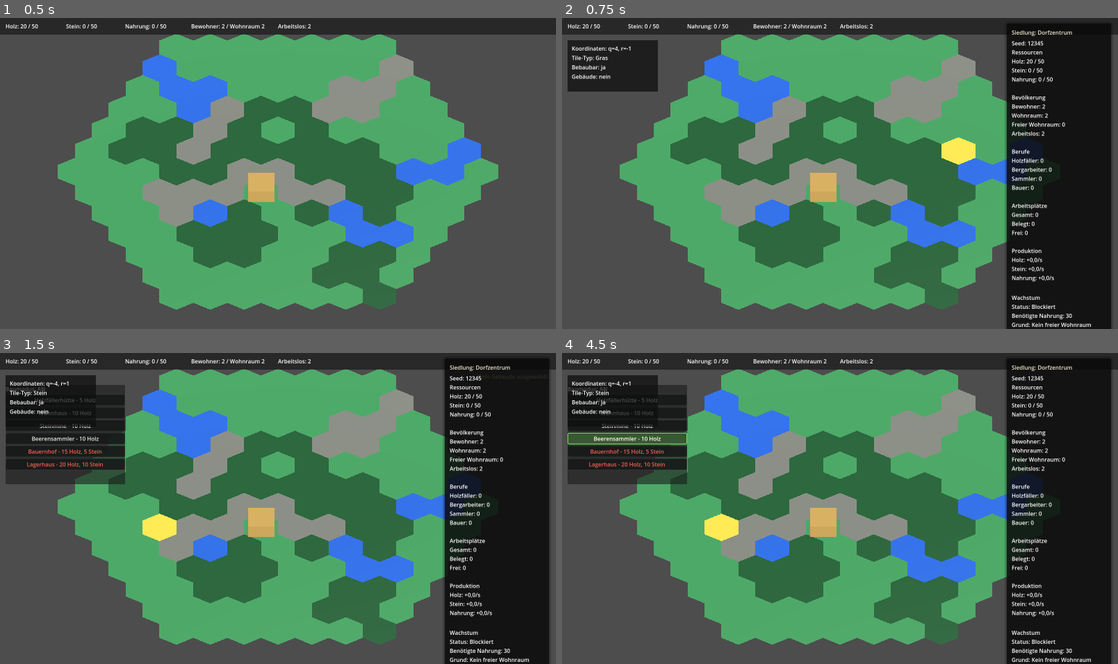
Above: before the commit, frames 1-4 (two rows, left to right).
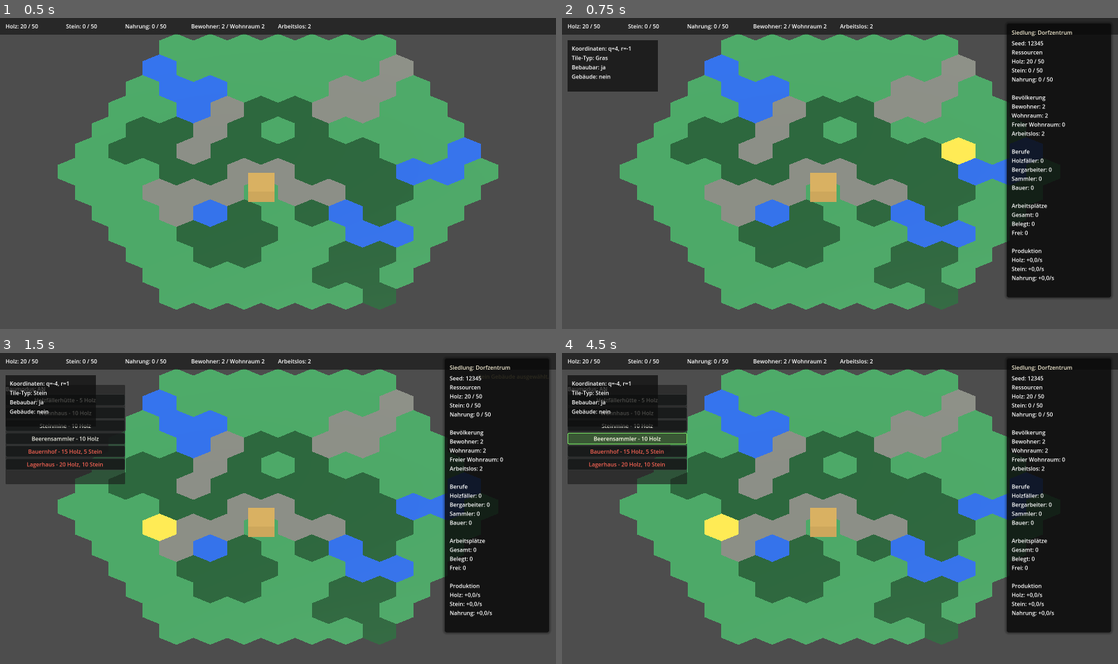
Above: after the commit, the same moments.

Repository: Ranu4922/CodexGame
Game: Godot game, scene res://scenes/Main.tscn
The game is run twice, just before and just after one commit, with the same random seed, the same clock (stepped at 60 frames per second) and the same inputs.
Inputs (mouse positions are in pixels of both pictures, inside the frame that each line leads up to):
- Up to frame 1 (0.5 s): no input
- Up to frame 2 (0.75 s): tap Enter at 0.5 s; move the mouse to (962, 157) at 0.52 s; tap I at 0.6 s; click (962, 157) at 0.67 s
- Up to frame 3 (1.5 s): tap Space at 1.25 s; move the mouse to (166, 524) at 1.27 s; tap B at 1.35 s; click (166, 524) at 1.42 s
- Up to frame 4 (4.5 s): click "Holzfällerhütte - 5 Holz" at 2 s; click "Wohnhaus - 10 Holz" at 2.75 s; click "Steinmine - 10 Holz" at 3.5 s; click "Beerensammler - 10 Holz" at 4.25 s

Frame 1 is identical in both runs. In frame 2, 1.8% of the frame differs, in the area x 80-99%, y 89-100%; in frame 3, 1.8%; in frame 4, 1.8%.

Commit message:
Prepare settlement management view structure

Diff:
--- a/scenes/Main.tscn
+++ b/scenes/Main.tscn
@@ -1,9 +1,9 @@
 [gd_scene load_steps=3 format=3 uid="uid://d2mvphexmain"]
 
-[ext_resource type="PackedScene" path="res://scenes/GameWorld.tscn" id="1_gameworld"]
+[ext_resource type="PackedScene" path="res://scenes/SettlementManagementView.tscn" id="1_settlement_management_view"]
 [ext_resource type="Script" path="res://scripts/main.gd" id="2_main_script"]
 
 [node name="Main" type="Node"]
 script = ExtResource("2_main_script")
 
-[node name="GameWorld" parent="." instance=ExtResource("1_gameworld")]
+[node name="SettlementManagementView" parent="." instance=ExtResource("1_settlement_management_view")]
--- /dev/null
+++ b/scenes/SettlementManagementView.tscn
@@ -0,0 +1,5 @@
+[gd_scene load_steps=2 format=3 uid="uid://dm4ec95mcgu6b"]
+
+[ext_resource type="PackedScene" path="res://scenes/GameWorld.tscn" id="1_gameworld"]
+
+[node name="SettlementManagementView" instance=ExtResource("1_gameworld")]
--- a/scripts/game_world.gd
+++ b/scripts/game_world.gd
@@ -1,4 +1,9 @@
 extends Node3D
+
+# MVP note:
+# This script currently drives the hex-based settlement management view.
+# The long-term GameWorld will be the normal player world and open this view
+# after interaction with a village center.
 
 const BuildingInfoFormatter = preload("res://scripts/ui/building_info_formatter.gd")
 const HudTextFormatter = preload("res://scripts/ui/hud_text_formatter.gd")
--- a/scripts/main.gd
+++ b/scripts/main.gd
@@ -1,5 +1,7 @@
 extends Node
 
+# Main currently starts directly in the settlement management view for the MVP.
+# Later this scene can host the normal player world and open that view on demand.
 
 func _ready() -> void:
 	print("Hex Survival MVP gestartet")
Not shown, changed: docs/HexGameDesign.md
